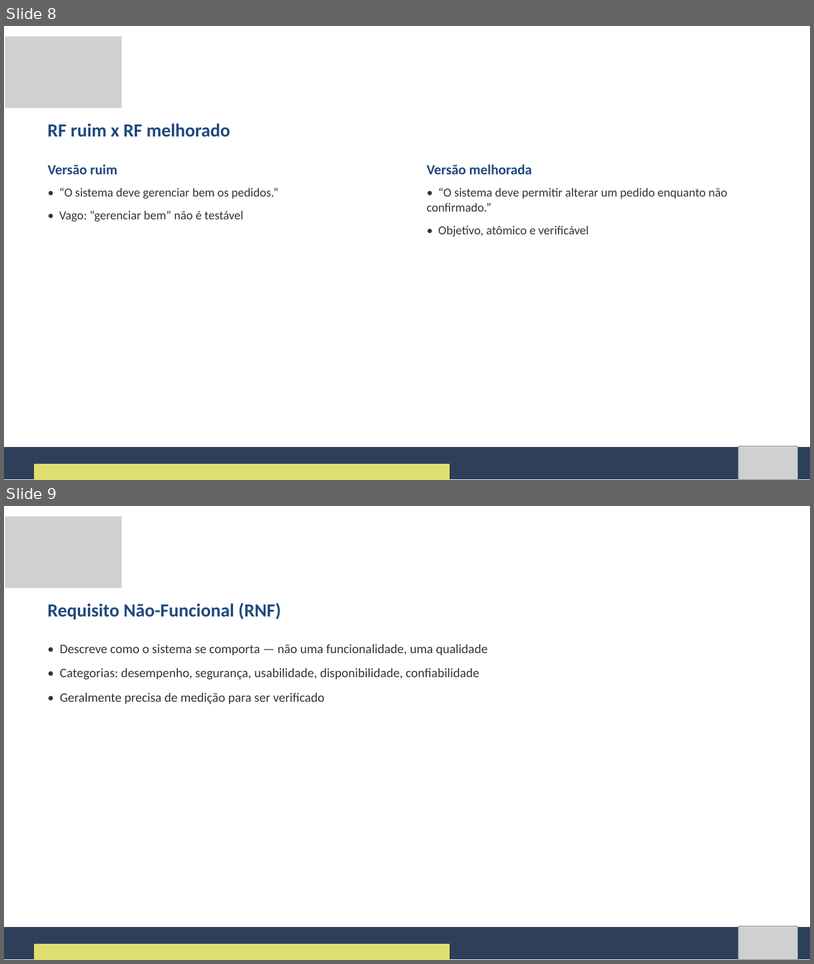
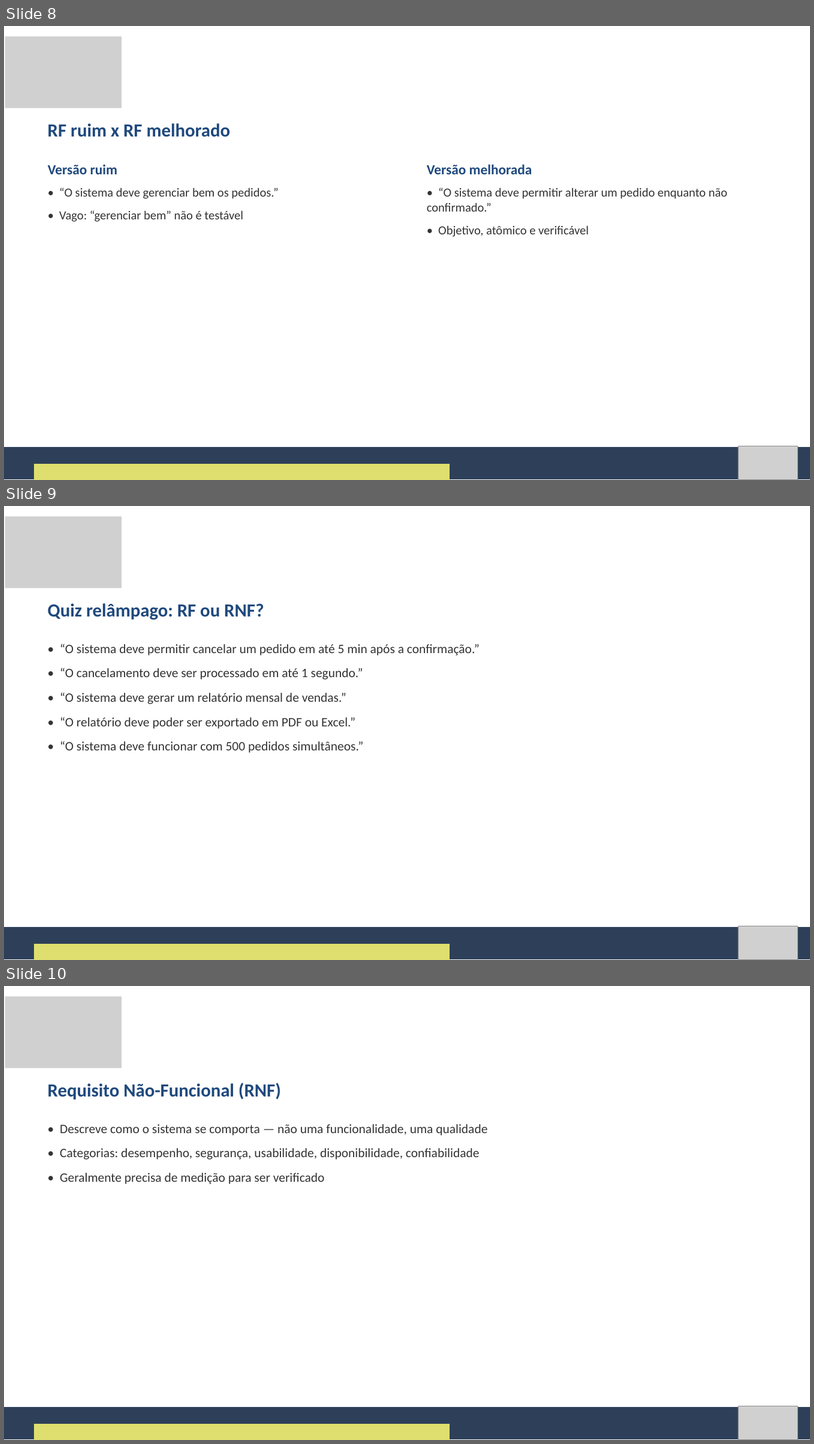
Before and after one commit to Natan20/Curso-Modelagem-De-Sistemas-Material, a slide deck: Aula 02 - 04-09-2026/Aula 2 - Slides.pptx. Shown one above the other, each under a label of ours: slides 8 and 9 before the commit, slides 8, 9 and 10 after it. The pictures are 814x964 and 814x1444 pixels, drawn with LibreOffice and Linux fonts; fonts in the diff are those of the drawing; grey boxes stand for pictures. Boxes give left, top, right and bottom in pixels: in the first picture for what was removed or moved away, otherwise in the second. Text is boxed around its words. In the diff, an @@ line names an element or a change of style, - is before the commit and + after.

Commit message:
Enriquece Aula 2: quiz relampago, sintese do ciclo e corrige objetivos
Corrige objetivos desatualizados na apostila e no roteiro (faltavam
ambiguidade/conflitos, MoSCoW e as tecnicas de analise de documentos/
workshop). Adiciona quiz relampago RF x RNF antes do bloco de RNF e um
slide/secao de sintese fechando o ciclo regra->requisito->criterio de
aceite->UML.

```diff
--- a/Aula 02 - 04-09-2026/Aula 2 - Slides.pptx
+++ b/Aula 02 - 04-09-2026/Aula 2 - Slides.pptx
@@ slide 9 added at box(4, 506, 810, 960), background #FFFFFF @@
@@ picture added at box(5, 516, 122, 588) @@
@@ text added at box(48, 603, 264, 620), 33 pt, text #1F497D, bold @@
+Quiz relâmpago: RF ou RNF?
@@ text added at box(60, 643, 480, 753), 23 pt, text #333333 @@
+• “O sistema deve permitir cancelar um pedido em até 5 min após a confirmação.”
+• “O cancelamento deve ser processado em até 1 segundo.”
+• “O sistema deve gerar um relatório mensal de vendas.”
+• “O relatório deve poder ser exportado em PDF ou Excel.”
+• “O sistema deve funcionar com 500 pedidos simultâneos.”
@@ freeform shape added at box(4, 927, 810, 959), fill #2E4059 @@
@@ picture added at box(738, 926, 798, 959) @@
@@ freeform shape added at box(34, 943, 450, 960), fill #DFDF6F @@
@@ what was slide 9 is now slide 10 @@
```
Also in this commit, not shown: 2 other slides added, 2 other files.
